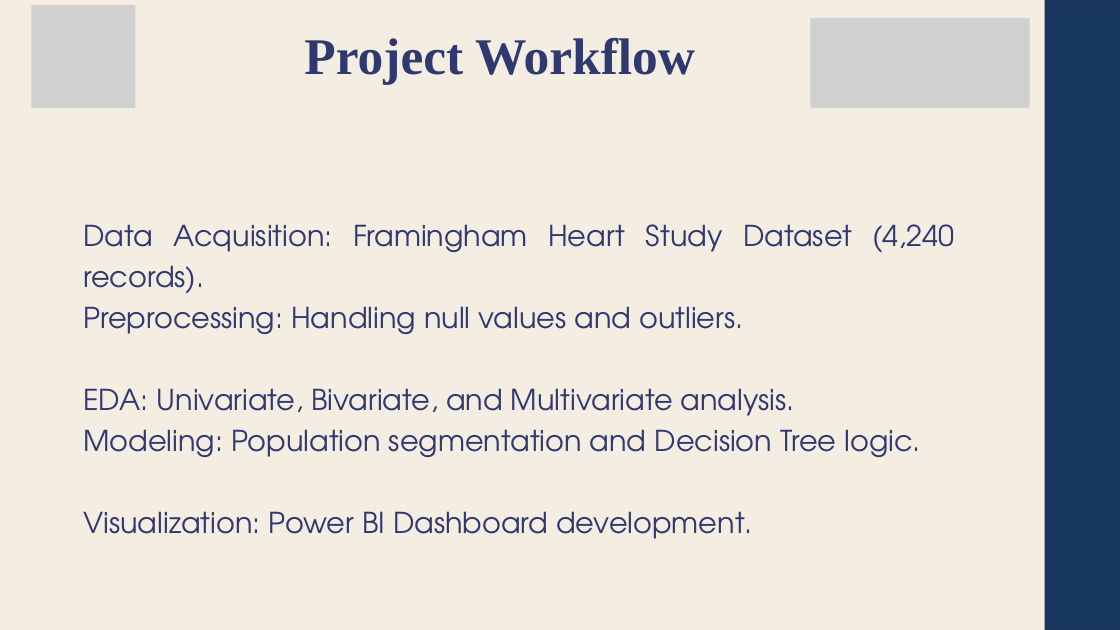
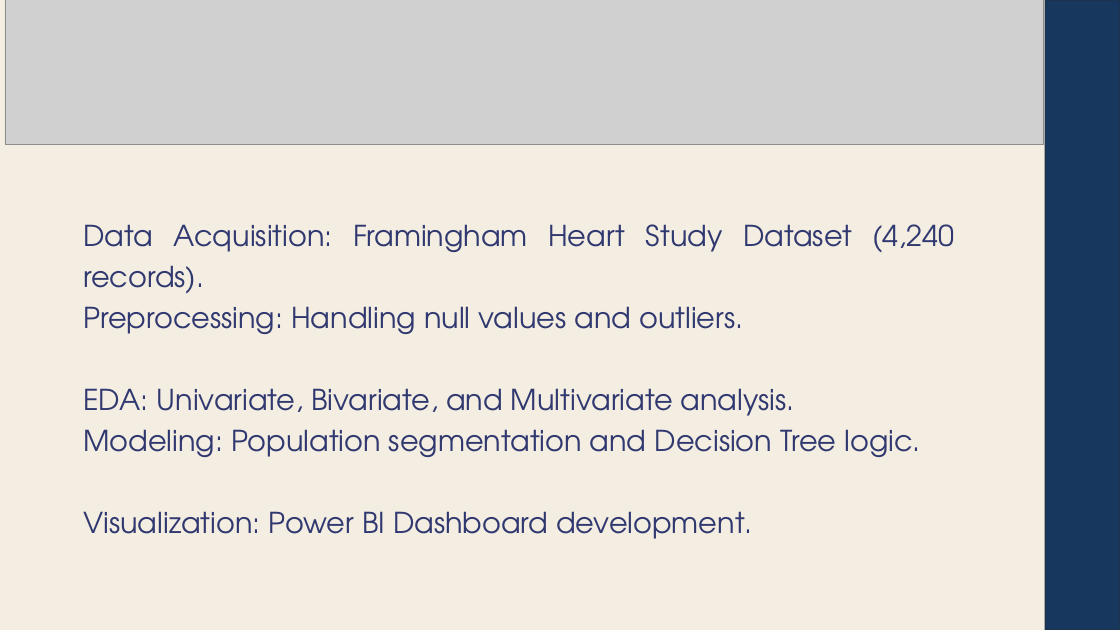
Before and after one commit to 24BAD405-Nishanth/24ADI204_DSV_Team14, a slide deck: slide 6 of FinalPresentation/Team-14-DSV.pptx. Drawn at 1120x630 pixels with LibreOffice and Linux fonts; fonts in the diff are those of the drawing; grey boxes stand for pictures. Boxes give left, top, right and bottom in pixels: in the first picture for what was removed or moved away, otherwise in the second. Text is boxed around its words. In the diff, an @@ line names an element or a change of style, - is before the commit and + after.

```diff
--- a/FinalPresentation/Team-14-DSV.pptx
+++ b/FinalPresentation/Team-14-DSV.pptx
@@ picture added at [5, 0, 1044, 144] @@
@@ picture removed at [31, 5, 136, 108] @@
@@ picture removed at [810, 18, 1030, 108] @@
@@ text removed at [304, 38, 695, 85] @@
-Project Workflow
```
Also in this commit, not shown: 16 other slides changed, 1 slide added, 1 slide removed.
